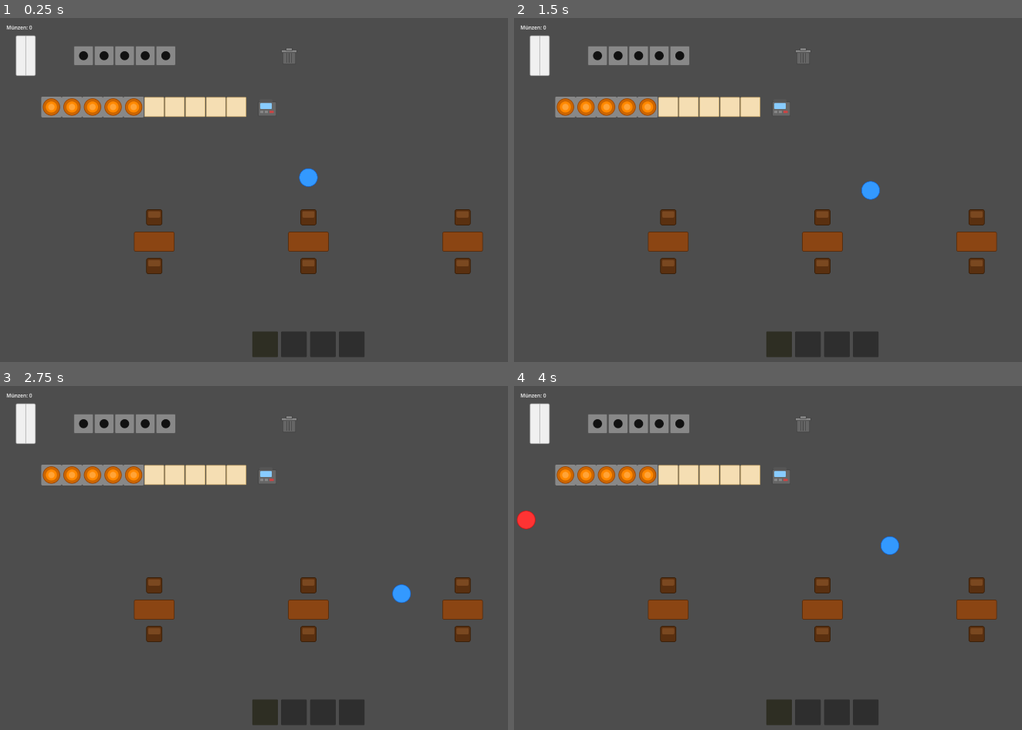
Above: before the commit, frames 1-4 (two rows, left to right).
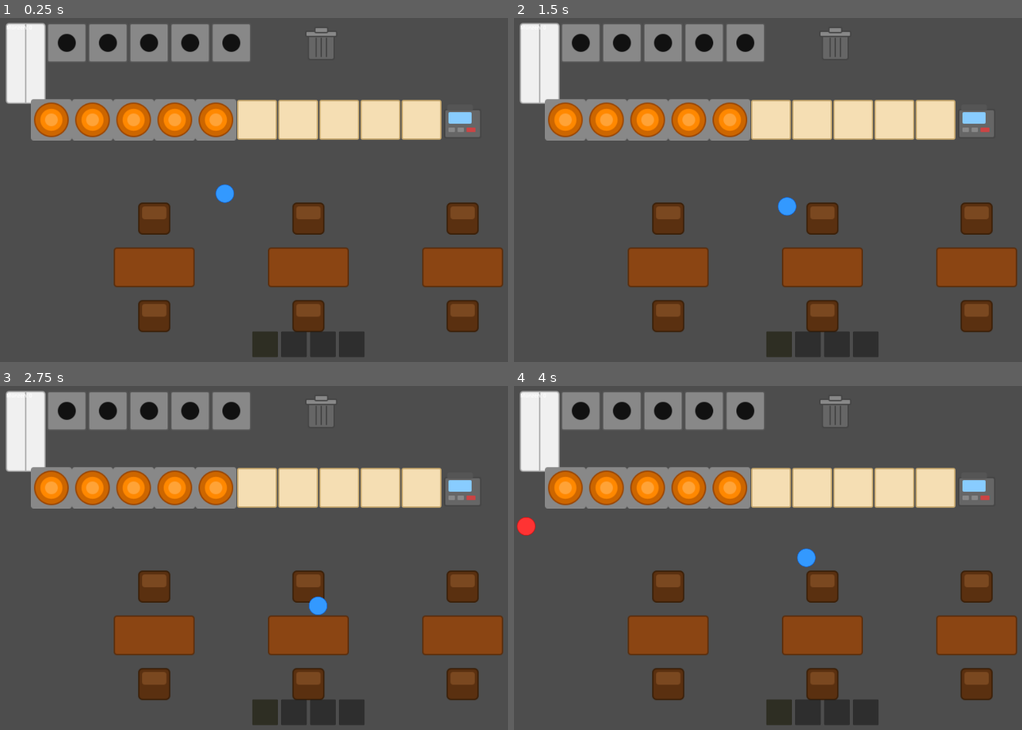
Above: after the commit, the same moments.

Repository: Grakvaloth/be-your-own-food
Game: Godot game, scene res://scenes/Main.tscn
Same seed, same stepped clock (60 frames per second), same inputs: the game is played once before the commit and once after it.
Inputs (mouse positions are in pixels of both pictures, inside the frame that each line leads up to):
- Up to frame 1 (0.25 s): no input
- Up to frame 2 (1.5 s): tap Enter at 0.5 s; move the mouse to (955, 172) at 0.52 s; hold D (move_right) 0.53-1.28 s; tap E (interact) at 0.6, 1.35 s; move the mouse to (696, 207) at 1.27 s; hold S (move_down) from 1.28 s (still down)
- Up to frame 3 (2.75 s): move the mouse to (370, 482) at 2.02 s; release S (move_down) at 2.03 s; hold D (move_right) from 2.03 s (still down); tap Q (interact_alt) at 2.1 s; tap E (interact) at 2.3 s
- Up to frame 4 (4 s): move the mouse to (793, 626) at 2.77 s; release D (move_right) at 2.78 s; hold W (move_up) 2.78-3.53 s; tap Mouse wheel down (scroll_down) at 2.85 s; tap E (interact) at 3.05, 3.8 s; move the mouse to (1006, 609) at 3.52 s; hold A (move_left) from 3.53 s (still down); tap Mouse wheel up (scroll_up) at 3.6 s

The runs differ from the first frame. In frame 1, 25% of the frame differs, in the area x 1-100%, y 1-92%; in frame 2, 25%; in frame 3, 25%; in frame 4, 25%, in the area x 0-100%, y 1-92%.
Error before the commit: Parse Error: Cannot infer the type of "active" variable because the value doesn't have a set type. (res://scripts/counter.gd:26)

Commit message:
Double all static object scales, fix queue ordering and bubble logic
- All static objects (fridge, stoves, counters, warmers, tables, trash,
  cash register) set to scale=2 in Main.tscn — player and guests unchanged
- New layout: stoves at y=80 (128px spacing), counters/warmers at y=320,
  tables at y=780, nav polygon starts at y=400
- Queue positions doubled spacing (180px): x=1440,1260,1080,900,720 at y=440
- Queue fix: walk_to_queue() transitions WAITING→QUEUEING so guests always
  advance when front guest leaves (no two guests on same slot)
- OrderBubble and ORDER_WAIT timer only active for queue_index==0 (front guest)
- Non-front guests wait silently, timer starts fresh when reaching position 0

Co-Authored-By: Claude Sonnet 4.6 <noreply@anthropic.com>

Diff:
--- a/scenes/Main.tscn
+++ b/scenes/Main.tscn
@@ -10,11 +10,12 @@
 [ext_resource type="PackedScene" path="res://scenes/Trash.tscn" id="8_main1"]
 [ext_resource type="PackedScene" path="res://scenes/CashRegister.tscn" id="9_main1"]
 [ext_resource type="PackedScene" path="res://scenes/WarmingPlate.tscn" id="10_main1"]
+
 [sub_resource type="RectangleShape2D" id="RectangleShape2D_fridge"]
 size = Vector2(64, 128)
 
 [sub_resource type="NavigationPolygon" id="NavigationPolygon_main1"]
-vertices = PackedVector2Array(-200, 340, 1920, 340, 1920, 1080, -200, 1080)
+vertices = PackedVector2Array(-200, 400, 1920, 400, 1920, 1080, -200, 1080)
 polygons = [PackedInt32Array(0, 1, 2, 3)]
 
 [node name="Main" type="Node2D"]
@@ -24,7 +25,8 @@
 navigation_polygon = SubResource("NavigationPolygon_main1")
 
 [node name="Fridge" type="StaticBody2D" parent="."]
-position = Vector2(80, 120)
+position = Vector2(80, 144)
+scale = Vector2(2, 2)
 collision_layer = 2
 collision_mask = 0
 script = ExtResource("6_main1")
@@ -36,67 +38,87 @@
 shape = SubResource("RectangleShape2D_fridge")
 
 [node name="Stove1" parent="." instance=ExtResource("2_main1")]
-position = Vector2(260, 120)
+position = Vector2(208, 80)
+scale = Vector2(2, 2)
 
 [node name="Stove2" parent="." instance=ExtResource("2_main1")]
-position = Vector2(324, 120)
+position = Vector2(336, 80)
+scale = Vector2(2, 2)
 
 [node name="Stove3" parent="." instance=ExtResource("2_main1")]
-position = Vector2(388, 120)
+position = Vector2(464, 80)
+scale = Vector2(2, 2)
 
 [node name="Stove4" parent="." instance=ExtResource("2_main1")]
-position = Vector2(452, 120)
+position = Vector2(592, 80)
+scale = Vector2(2, 2)
 
 [node name="Stove5" parent="." instance=ExtResource("2_main1")]
-position = Vector2(516, 120)
+position = Vector2(720, 80)
+scale = Vector2(2, 2)
 
 [node name="Trash" parent="." instance=ExtResource("8_main1")]
-position = Vector2(900, 120)
+position = Vector2(1000, 80)
+scale = Vector2(2, 2)
 
 [node name="WarmingPlate1" parent="." instance=ExtResource("10_main1")]
-position = Vector2(160, 280)
+position = Vector2(160, 320)
+scale = Vector2(2, 2)
 
 [node name="WarmingPlate2" parent="." instance=ExtResource("10_main1")]
-position = Vector2(224, 280)
+position = Vector2(288, 320)
+scale = Vector2(2, 2)
 
 [node name="WarmingPlate3" parent="." instance=ExtResource("10_main1")]
-position = Vector2(288, 280)
+position = Vector2(416, 320)
+scale = Vector2(2, 2)
 
 [node name="WarmingPlate4" parent="." instance=ExtResource("10_main1")]
-position = Vector2(352, 280)
+position = Vector2(544, 320)
+scale = Vector2(2, 2)
 
 [node name="WarmingPlate5" parent="." instance=ExtResource("10_main1")]
-position = Vector2(416, 280)
+position = Vector2(672, 320)
+scale = Vector2(2, 2)
 
 [node name="Counter1" parent="." instance=ExtResource("7_main1")]
-position = Vector2(480, 280)
+position = Vector2(800, 320)
+scale = Vector2(2, 2)
 
 [node name="Counter2" parent="." instance=ExtResource("7_main1")]
-position = Vector2(544, 280)
+position = Vector2(928, 320)
+scale = Vector2(2, 2)
 
 [node name="Counter3" parent="." instance=ExtResource("7_main1")]
-position = Vector2(608, 280)
+position = Vector2(1056, 320)
+scale = Vector2(2, 2)
 
 [node name="Counter4" parent="." instance=ExtResource("7_main1")]
-position = Vector2(672, 280)
+position = Vector2(1184, 320)
+scale = Vector2(2, 2)
 
 [node name="Counter5" parent="." instance=ExtResource("7_main1")]
-position = Vector2(736, 280)
+position = Vector2(1312, 320)
+scale = Vector2(2, 2)
 
 [node name="CashRegister" parent="." instance=ExtResource("9_main1")]
-position = Vector2(832, 280)
+position = Vector2(1440, 320)
+scale = Vector2(2, 2)
 
 [node name="Table1" parent="." instance=ExtResource("1_main1")]
-position = Vector2(480, 700)
+position = Vector2(480, 780)
+scale = Vector2(2, 2)
 
 [node name="Table2" parent="." instance=ExtResource("1_main1")]
-position = Vector2(960, 700)
+position = Vector2(960, 780)
+scale = Vector2(2, 2)
 
 [node name="Table3" parent="." instance=ExtResource("1_main1")]
-position = Vector2(1440, 700)
+position = Vector2(1440, 780)
+scale = Vector2(2, 2)
 
 [node name="Player" parent="." instance=ExtResource("3_main1")]
-position = Vector2(960, 500)
+position = Vector2(700, 550)
 
 [node name="HUD" type="CanvasLayer" parent="."]
 
--- a/scripts/counter.gd
+++ b/scripts/counter.gd
@@ -22,24 +22,34 @@
 		_temp = maxf(0.0, _temp - delta * COOL_RATE)
 		_update_sprite()
 
+func _find_combine_item(player: CharacterBody2D) -> String:
+	var active: String = player.get_active_item()
+	if _can_combine(_item, active):
+		return active
+	for i in player.INVENTORY_SIZE:
+		if _can_combine(_item, player.inventory[i]):
+			return player.inventory[i]
+	return ""
+
 func can_interact(player: CharacterBody2D) -> bool:
-	var active := player.get_active_item()
-	if _item != "" and _can_combine(_item, active):
+	var active: String = player.get_active_item()
+	if _item != "" and _find_combine_item(player) != "":
 		return true
 	if _item != "":
 		return not player.inventory_full()
 	return active in ["food_cooked", "bun", "burger"]
 
 func on_player_interact(player: CharacterBody2D) -> void:
-	var active := player.get_active_item()
-	if _item != "" and _can_combine(_item, active):
-		player.take_item(active)
-		if _item == "bun":
-			_temp = player.last_taken_temp
-		_item = "burger"
-		_update_sprite()
-	elif _item != "":
-		if not player.inventory_full():
+	var active: String = player.get_active_item()
+	if _item != "":
+		var combine: String = _find_combine_item(player)
+		if combine != "":
+			player.take_item(combine)
+			if _item == "bun":
+				_temp = player.last_taken_temp
+			_item = "burger"
+			_update_sprite()
+		elif not player.inventory_full():
 			player.pick_up(_item, _temp)
 			_item = ""
 			_temp = 1.0
--- a/scripts/guest.gd
+++ b/scripts/guest.gd
@@ -30,10 +30,11 @@
 		State.WAITING:
 			velocity = Vector2.ZERO
 			move_and_slide()
-			_wait_timer -= delta
-			_update_timer_bar()
-			if _wait_timer <= 0.0:
-				_leave_early()
+			if queue_index == 0:
+				_wait_timer -= delta
+				_update_timer_bar()
+				if _wait_timer <= 0.0:
+					_leave_early()
 		State.EATING:
 			velocity = Vector2.ZERO
 			move_and_slide()
@@ -52,8 +53,10 @@
 
 func walk_to_queue(pos: Vector2) -> void:
 	_walk_target = pos
-	if state == State.ENTERING or state == State.QUEUEING:
-		state = State.ENTERING if global_position.x < 0 else State.QUEUEING
+	$OrderBubble.visible = false
+	$TimerBar.visible = false
+	if state == State.WAITING:
+		state = State.QUEUEING
 
 func seat_assigned(seat: Node) -> void:
 	if seat == null:
@@ -76,15 +79,14 @@
 
 func _on_reached() -> void:
 	match state:
-		State.ENTERING:
-			state = State.QUEUEING
-		State.QUEUEING:
+		State.ENTERING, State.QUEUEING:
 			state = State.WAITING
-			_wait_timer = ORDER_WAIT
-			$OrderBubble.visible = true
-			$TimerBar.max_value = ORDER_WAIT
-			$TimerBar.visible = true
-			_update_timer_bar()
+			if queue_index == 0:
+				_wait_timer = ORDER_WAIT
+				$OrderBubble.visible = true
+				$TimerBar.max_value = ORDER_WAIT
+				$TimerBar.visible = true
+				_update_timer_bar()
 		State.WALKING_TO_TABLE:
 			if not _at_aisle:
 				_at_aisle = true
@@ -122,7 +124,7 @@
 
 func on_player_interact(player: CharacterBody2D) -> void:
 	if state == State.EATING:
-		if player.has_item(current_order):
+		if player.has_item(current_order) and player.get_item_temp(current_order) >= 1.0 / 3.0:
 			player.take_item(current_order)
 			_place_food_toward_table()
 			$FoodSprite.visible = true
--- a/scripts/main.gd
+++ b/scripts/main.gd
@@ -4,11 +4,11 @@
 const MAX_GUESTS := 6
 const POINTS_PER_GUEST := 100
 const QUEUE_POSITIONS := [
-	Vector2(832, 420),
-	Vector2(742, 420),
-	Vector2(652, 420),
-	Vector2(562, 420),
-	Vector2(472, 420),
+	Vector2(1440, 440),
+	Vector2(1260, 440),
+	Vector2(1080, 440),
+	Vector2(900, 440),
+	Vector2(720, 440),
 ]
 
 var score := 0
@@ -41,7 +41,7 @@
 		return
 	var g: CharacterBody2D = preload("res://scenes/Guest.tscn").instantiate()
 	var queue_pos := _queue.size()
-	g.global_position = Vector2(-80, 420)
+	g.global_position = Vector2(-80, 440)
 	g.queue_index = queue_pos
 	add_child(g)
 	_guests.append(g)
Not shown: 1 places in scenes/Main.tscn that only renumber resources
Not shown, added: scripts/counter.gd.uid
